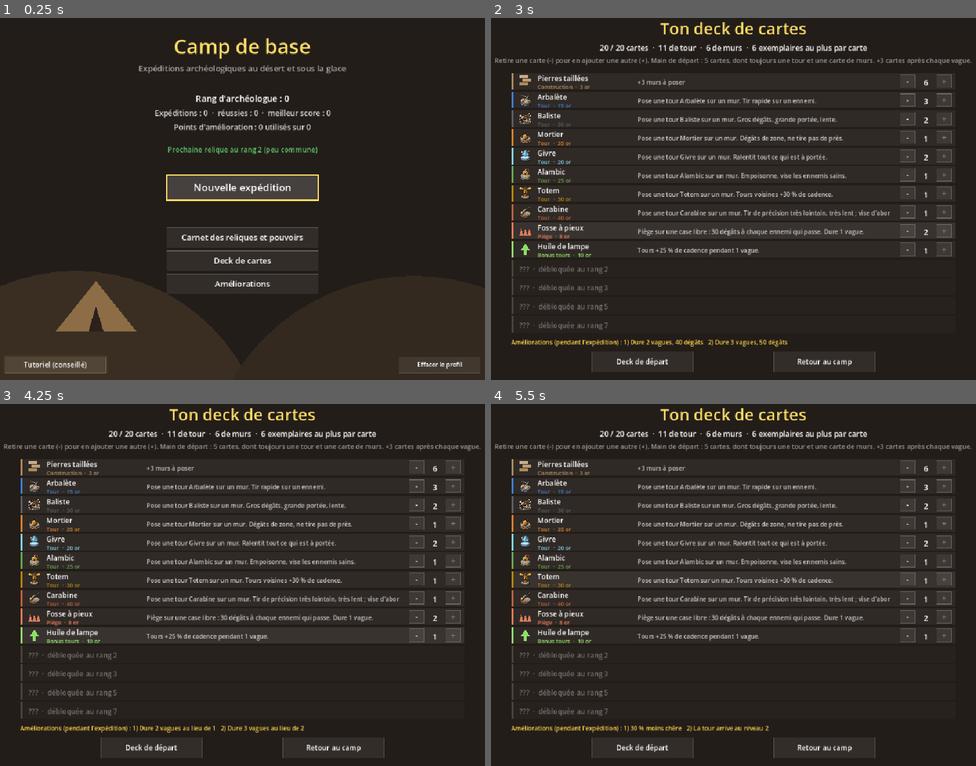
Above: before the commit, frames 1-4 (two rows, left to right).
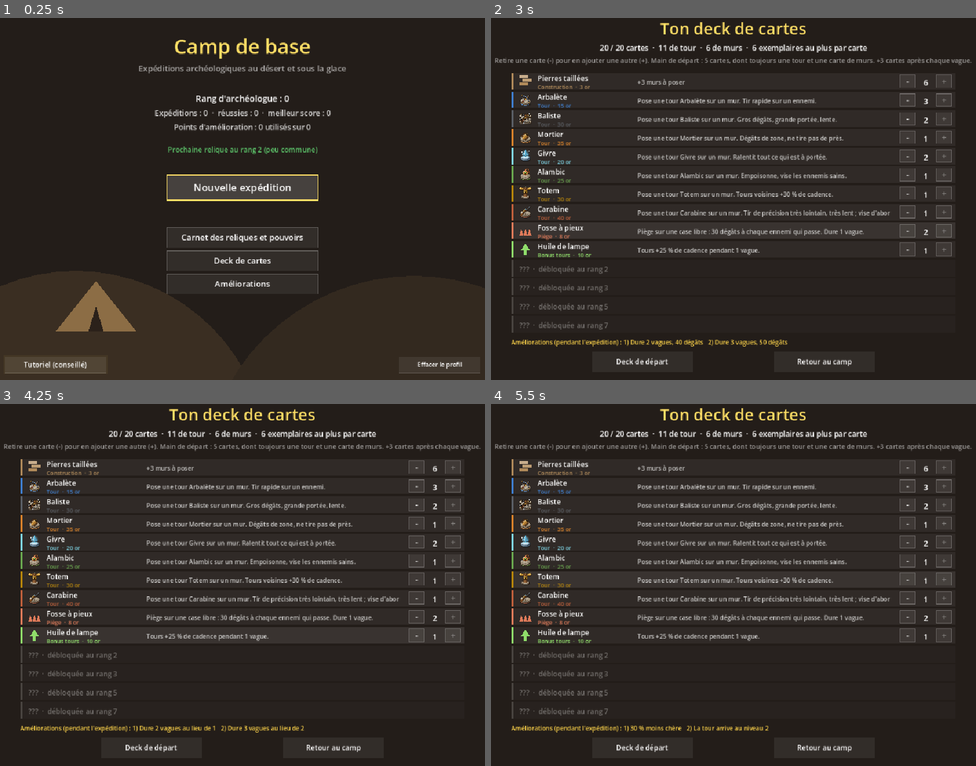
Above: after the commit, the same moments.

Repository: lamierizcoree/tower-defense-archeo
Game: Godot game, scene res://scenes/hub.tscn
Two runs of this game, one before a commit and one after it. Both use one fixed random seed, a clock stepped at 60 frames per second and the inputs below.
Inputs (mouse positions are in pixels of both pictures, inside the frame that each line leads up to):
- Up to frame 1 (0.25 s): no input
- Up to frame 2 (3 s): tap Enter at 0.5, 0.6 s; move the mouse to (840, 177) at 0.52 s; click (840, 177) at 0.67 s; tap Space at 0.77, 1.07, 1.25 s; tap Keypad Enter at 0.8 s; drag from (636, 213) to (709, 267) at 1.27 s; move the mouse to (782, 112) at 2.02 s; tap E at 2.1 s; click (782, 112) at 2.17 s; tap F at 2.3 s; drag from (709, 267) to (588, 137) at 2.77 s
- Up to frame 3 (4.25 s): tap Enter at 3.5, 3.6 s; move the mouse to (388, 635) at 3.52 s; click (388, 635) at 3.67 s; tap Space at 3.77, 4.07 s; tap Keypad Enter at 3.8 s; tap Escape at 4.15 s
- Up to frame 4 (5.5 s): tap Space at 4.25 s; drag from (588, 523) to (660, 487) at 4.27 s; tap Enter at 5 s; move the mouse to (757, 581) at 5.02 s; tap 1 at 5.1 s; click (757, 581) at 5.17 s; tap F at 5.3 s

The runs differ from the first frame. In frame 1, 2.0% of the frame differs, in the area x 10-89%, y 5-98%; in frame 2, 3.7%, in the area x 6-92%, y 1-98%; in frame 3, 3.7%; in frame 4, 3.7%.

Commit message:
Affichage adapté à toutes les résolutions (écran large, ultra-large, 4K, téléphone)
Co-Authored-By: Claude Opus 5.5 <noreply@anthropic.com>
Claude-Session: https://claude.ai/code/session_017Les4S5cqeEEVkntFaQhEp

Diff:
--- a/project.godot
+++ b/project.godot
@@ -15,13 +15,16 @@
 Run="*res://scripts/run_state.gd"
 Touch="*res://scripts/touch.gd"
 Fonts="*res://scripts/fonts.gd"
+Screen="*res://scripts/screen.gd"
 
 [display]
 
 window/size/viewport_width=960
 window/size/viewport_height=736
+window/size/window_width_override=1280
+window/size/window_height_override=720
 window/stretch/mode="canvas_items"
-window/stretch/aspect="keep"
+window/stretch/aspect="expand"
 window/handheld/orientation=4
 
 [input_devices]
--- a/scripts/camp_screen.gd
+++ b/scripts/camp_screen.gd
@@ -80,7 +80,7 @@
 func _draw() -> void:
 	var font := ThemeDB.fallback_font
 	var mouse := get_global_mouse_position()
-	draw_rect(Rect2(Vector2.ZERO, Grid.SCREEN), Color("1c1a17"))
+	draw_rect(Screen.visible_rect(), Color("1c1a17"))
 	# Le feu
 	var flicker := 0.5 + 0.5 * sin(Time.get_ticks_msec() / 120.0)
 	draw_circle(Vector2(480, 560), 60 + 6 * flicker, Color(1.0, 0.5, 0.1, 0.12))
--- a/scripts/cards_screen.gd
+++ b/scripts/cards_screen.gd
@@ -111,7 +111,7 @@
 	var font := ThemeDB.fallback_font
 	var mouse := get_global_mouse_position()
 	var tip := ""
-	draw_rect(Rect2(Vector2.ZERO, Grid.SCREEN), Color("241e1a"))
+	draw_rect(Screen.visible_rect(), Color("241e1a"))
 	draw_string(font, Vector2(0, 46), "Atelier de cartes", HORIZONTAL_ALIGNMENT_CENTER, Grid.SCREEN.x, 30, Color("ffe066"))
 	var sub := "Améliorations à faire : %d  ·  chaque carte s'améliore 2 fois au plus, pour toute l'expédition" % upgrades_left
 	draw_string(font, Vector2(0, 76), sub, HORIZONTAL_ALIGNMENT_CENTER, Grid.SCREEN.x, 15, Color.WHITE if upgrades_left > 0 else Color(1, 1, 1, 0.55))
--- a/scripts/codex_screen.gd
+++ b/scripts/codex_screen.gd
@@ -44,7 +44,7 @@
 func _draw() -> void:
 	var font := ThemeDB.fallback_font
 	var mouse := get_global_mouse_position()
-	draw_rect(Rect2(Vector2.ZERO, Grid.SCREEN), Color("1f1b22"))
+	draw_rect(Screen.visible_rect(), Color("1f1b22"))
 	draw_string(font, Vector2(0, 46), "Carnet de l'expédition", HORIZONTAL_ALIGNMENT_CENTER, Grid.SCREEN.x, 26, Color("ffe066"))
 	UI.button(self, BTN_BACK, "Retour", BTN_BACK.has_point(mouse), true, 15)
 	for i in TABS.size():
--- a/scripts/data/tutorial.gd
+++ b/scripts/data/tutorial.gd
@@ -26,13 +26,13 @@
 		"text": "Les ennemis sortent des cases vertes et marchent vers la case violette. Chacun qui l'atteint te coûte des vies.\nLes petits points rouges montrent leur chemin.",
 		"until": "next"},
 	{"title": "1. Pose des murs",
-		"text": "Tu as 5 murs (en bas à gauche). Clique sur des cases vides, près des points, pour poser au moins 3 murs.\nObserve les points : le chemin fait un détour.",
+		"text": "Tu as 5 murs (la case Murs, juste avant tes cartes). Clique sur des cases vides, près des points, pour poser au moins 3 murs.\nObserve les points : le chemin fait un détour.",
 		"until": "walls"},
 	{"title": "2. Le chemin des ennemis",
 		"text": "Les ennemis prennent toujours le chemin le plus court. Plus le détour est long, plus ils restent sous le feu de tes tours.\nUn mur qui fermerait tout le passage est refusé : il reste toujours un chemin.\nClic droit sur un mur : il revient dans ta réserve.",
 		"until": "next"},
 	{"title": "3. Plus de murs avec une carte",
-		"text": "Tes actions viennent de ta main de cartes, en bas. Chaque carte coûte de l'or.\nClique sur la carte Pierres taillées : +3 murs pour 3 or. Pose-les ensuite.",
+		"text": "Tes actions viennent de ta main de cartes (sous la grille, ou à droite sur écran large). Chaque carte coûte de l'or.\nClique sur la carte Pierres taillées : +3 murs pour 3 or. Pose-les ensuite.",
 		"until": "wall_card"},
 	{"title": "4. Pose une tour",
 		"text": "Clique sur la carte Arbalète (elle s'encadre en jaune), puis clique sur un de tes murs : la tour se pose dessus.\nChoisis un mur collé au chemin. Le cercle bleu montre la portée.",
--- a/scripts/deck_screen.gd
+++ b/scripts/deck_screen.gd
@@ -68,7 +68,7 @@
 func _draw() -> void:
 	var font := ThemeDB.fallback_font
 	var mouse := get_global_mouse_position()
-	draw_rect(Rect2(Vector2.ZERO, Grid.SCREEN), Color("231d19"))
+	draw_rect(Screen.visible_rect(), Color("231d19"))
 	draw_string(font, Vector2(0, 52), "Ton deck de cartes", HORIZONTAL_ALIGNMENT_CENTER, Grid.SCREEN.x, 32, Color("ffe066"))
 	var towers := 0
 	var walls := 0
--- a/scripts/end_screen.gd
+++ b/scripts/end_screen.gd
@@ -17,7 +17,7 @@
 
 func _draw() -> void:
 	var font := ThemeDB.fallback_font
-	draw_rect(Rect2(Vector2.ZERO, Grid.SCREEN), Color("1d1a22"))
+	draw_rect(Screen.visible_rect(), Color("1d1a22"))
 	var title := "Expédition réussie !" if Run.victory else "L'expédition est perdue"
 	var sub := "Les deux sites de fouilles sont pacifiés." if Run.victory else "Ce qui dormait dans le %s a eu raison de vous." % Run.biome()["name"].to_lower()
 	draw_string(font, Vector2(0, 160), title, HORIZONTAL_ALIGNMENT_CENTER, Grid.SCREEN.x, 40, Color("ffe066") if Run.victory else Color("ff8a7a"))
--- a/scripts/event_screen.gd
+++ b/scripts/event_screen.gd
@@ -63,7 +63,7 @@
 func _draw() -> void:
 	var font := ThemeDB.fallback_font
 	var mouse := get_global_mouse_position()
-	draw_rect(Rect2(Vector2.ZERO, Grid.SCREEN), Color("1f2430"))
+	draw_rect(Screen.visible_rect(), Color("1f2430"))
 	draw_string(font, Vector2(0, 80), event["name"], HORIZONTAL_ALIGNMENT_CENTER, Grid.SCREEN.x, 32, Color("ffe066"))
 	draw_multiline_string(font, Vector2(150, 140), event["text"], HORIZONTAL_ALIGNMENT_CENTER, Grid.SCREEN.x - 300, 18, -1, Color(1, 1, 1, 0.85))
 	draw_string(font, Vector2(0, 270), "Vies : %d    Trésor : %d" % [Run.lives, Run.treasure], HORIZONTAL_ALIGNMENT_CENTER, Grid.SCREEN.x, 16, Color(1, 1, 1, 0.6))
--- a/scripts/forge_screen.gd
+++ b/scripts/forge_screen.gd
@@ -102,7 +102,7 @@
 func _draw() -> void:
 	var font := ThemeDB.fallback_font
 	var mouse := get_global_mouse_position()
-	draw_rect(Rect2(Vector2.ZERO, Grid.SCREEN), Color("221a17"))
+	draw_rect(Screen.visible_rect(), Color("221a17"))
 	# braises
 	var glow := 0.5 + 0.5 * sin(Time.get_ticks_msec() / 200.0)
 	draw_circle(Vector2(480, 700), 160, Color(1.0, 0.4, 0.1, 0.03 + 0.02 * glow))
--- a/scripts/grid.gd
+++ b/scripts/grid.gd
@@ -6,7 +6,9 @@
 const ROWS := 12          # nombre de lignes
 const CELL := 48          # taille d'une case en pixels
 const OFFSET := Vector2(0, 64)  # la grille commence sous la barre d'infos
-const SCREEN := Vector2(960, 736)
+## Taille de la zone de jeu de l'écran en cours (960x736, ou plus large pour un niveau sur
+## écran large) : mise à jour par Screen (screen.gd) selon la taille de la fenêtre.
+static var SCREEN := Vector2(960, 736)
 
 const DIRS: Array[Vector2i] = [Vector2i.LEFT, Vector2i.RIGHT, Vector2i.UP, Vector2i.DOWN]
 
--- a/scripts/hub_screen.gd
+++ b/scripts/hub_screen.gd
@@ -61,7 +61,7 @@
 func _draw() -> void:
 	var font := ThemeDB.fallback_font
 	var mouse := get_global_mouse_position()
-	draw_rect(Rect2(Vector2.ZERO, Grid.SCREEN), Color("231d19"))
+	draw_rect(Screen.visible_rect(), Color("231d19"))
 	# Un peu de décor : des dunes et une tente
 	draw_circle(Vector2(150, 900), 380, Color("3a2e22"))
 	draw_circle(Vector2(820, 950), 420, Color("33291f"))
--- a/scripts/level.gd
+++ b/scripts/level.gd
@@ -20,8 +20,16 @@
 const STORM_RANGE := 0.75
 const MACON_RANGE := 12.0
 const WAVE_INFO_RECT := Rect2(6, 34, 614, 24)   # zone de la ligne « Prochaine vague » à survoler
-const WAVE_BUTTON := Rect2(846, 6, 106, 26)     # lancer la vague (comme Espace)
-const SPEED_BUTTON := Rect2(846, 36, 106, 22)   # vitesse x2 (comme F)
+
+# Deux dispositions, choisies selon la forme de l'écran (voir pick_layout et screen.gd) :
+#   haute (960x736) : main et reliques sous la grille (écrans 4:3, 16:10 étroits, portrait)
+#   large (1160x656) : main et reliques dans une colonne à droite (16:9, ultra-large, téléphone
+#   en paysage) ; la grille y est plus grande car elle prend toute la hauteur.
+const TALL_SIZE := Vector2(960, 736)
+const WIDE_SIZE := Vector2(1160, 656)
+const PANEL_X := 966.0    # colonne de droite en disposition large
+const PANEL_W := 188.0
+var wide := false
 
 var node: Dictionary
 var biome: Dictionary
@@ -76,8 +84,7 @@
 var overlay: Node2D   # calque dessiné par-dessus les tours et les ennemis (fiches d'infos)
 
 # Bilan de fin de niveau
-const SUMMARY_PANEL := Rect2(150, 60, 660, 600)
-const SUMMARY_CONTINUE := Rect2(380, 596, 200, 44)
+const SUMMARY_SIZE := Vector2(660, 600)
 var summary: Dictionary = {}     # rempli à la fin du niveau ; vide pendant le jeu
 var level_kills := 0
 var gold_earned := 0             # or gagné pendant le niveau (ennemis, vagues, jokers)
@@ -114,6 +121,7 @@
 	_refresh_paths()
 	_say("Joue tes cartes, puis lance la vague")
 	var layer := CanvasLayer.new()
+	layer.follow_viewport_enabled = true   # suit la mise à l'échelle de l'écran (screen.gd)
 	add_child(layer)
 	overlay = Node2D.new()
 	layer.add_child(overlay)
@@ -391,7 +399,7 @@
 	if not summary.is_empty():
 		var go: bool = event is InputEventKey and event.pressed and event.keycode in [KEY_SPACE, KEY_ENTER, KEY_KP_ENTER]
 		go = go or (event is InputEventMouseButton and event.pressed and event.button_index == MOUSE_BUTTON_LEFT \
-			and SUMMARY_CONTINUE.has_point(get_global_mouse_position()))
+			and _summary_continue().has_point(get_global_mouse_position()))
 		if go:
 			summary = {}
 			Run.level_won()
@@ -429,10 +437,10 @@
 	if event is InputEventMouseButton and event.pressed:
 		var pos := get_global_mouse_position()
 		if event.button_index == MOUSE_BUTTON_LEFT and not towers.has(upgrade_cell):
-			if WAVE_BUTTON.has_point(pos):
+			if _wave_button().has_point(pos):
 				_start_wave()
 				return
-			if SPEED_BUTTON.has_point(pos):
+			if _speed_button().has_point(pos):
 				Engine.time_scale = 2.0 if Engine.time_scale == 1.0 else 1.0
 				return
 		# Menu d'amélioration ouvert : un clic choisit une option, ou ferme le menu
@@ -1010,6 +1018,8 @@
 
 ## Case 0 : réserve de murs (plus large), puis une case par carte.
 func _hand_rect(i: int) -> Rect2:
+	if wide:  # colonne de droite : une carte par ligne
+		return Rect2(PANEL_X, Grid.OFFSET.y + 2 + i * 40, PANEL_W, 36)
 	var top := Grid.OFFSET.y + Grid.ROWS * Grid.CELL
 	const FIRST := 132.0
 	if i == 0:
@@ -1232,7 +1242,7 @@
 	var font := ThemeDB.fallback_font
 	var colors: Dictionary = biome["colors"]
 
-	draw_rect(Rect2(Vector2.ZERO, Grid.SCREEN), colors["background"])
+	draw_rect(Screen.visible_rect(), colors["background"])
 
 	# Cases
 	for x in Grid.COLS:
@@ -1288,6 +1298,8 @@
 		if preview_range > 0.0:
 			draw_arc(Grid.cell_to_world(hover), preview_range, 0.0, TAU, 48, Color(0.25, 0.5, 0.82, 0.7), 2.0)
 
+	if wide:  # fond de la colonne de droite
+		draw_rect(Rect2(PANEL_X - 4, Grid.OFFSET.y - 2, PANEL_W + 8, WIDE_SIZE.y - Grid.OFFSET.y), Color(0, 0, 0, 0.14))
 	_draw_hud(font)
 	_draw_hand(font)
 	_draw_relic_bar(font)
@@ -1323,11 +1335,29 @@
 			draw_rect(WAVE_INFO_RECT, Color(1, 1, 1, 0.08))
 	draw_string(font, Vector2(12, 50), line2, HORIZONTAL_ALIGNMENT_LEFT, 600, 14, Color(1, 1, 1, 0.75))
 	if message_time > 0.0:
-		draw_string(font, Vector2(630, 50), message, HORIZONTAL_ALIGNMENT_LEFT, 210, 14, Color("ffe066"))
+		draw_string(font, Vector2(630, 50), message, HORIZONTAL_ALIGNMENT_LEFT, Grid.SCREEN.x - 750, 14, Color("ffe066"))
 	var mouse := get_global_mouse_position()
 	var can_start := not wave_running and wave_index < waves.size() - 1 and not ended
-	UI.button(self, WAVE_BUTTON, "Vague ▶", WAVE_BUTTON.has_point(mouse), can_start, 15)
-	UI.button(self, SPEED_BUTTON, "Vitesse x2" if Engine.time_scale == 1.0 else "Vitesse x1", SPEED_BUTTON.has_point(mouse), true, 12)
+	var wb := _wave_button()
+	var sb := _speed_button()
+	UI.button(self, wb, "Vague ▶", wb.has_point(mouse), can_start, 15)
+	UI.button(self, sb, "Vitesse x2" if Engine.time_scale == 1.0 else "Vitesse x1", sb.has_point(mouse), true, 12)
+
+
+## Lancer la vague (comme Espace) et vitesse x2 (comme F), en haut à droite.
+func _wave_button() -> Rect2:
+	return Rect2(Grid.SCREEN.x - 114, 6, 106, 26)
+
+
+func _speed_button() -> Rect2:
+	return Rect2(Grid.SCREEN.x - 114, 36, 106, 22)
+
+
+## Choisit la disposition qui affiche la grille le plus grand possible. Appelée par Screen.
+func pick_layout(vis: Vector2) -> Vector2:
+	# à taille presque égale (16:10, Steam Deck), la colonne de droite laisse plus de place aux cartes
+	wide = Screen.fit_zoom(vis, WIDE_SIZE) >= Screen.fit_zoom(vis, TALL_SIZE) * 0.98
+	return WIDE_SIZE if wide else TALL_SIZE
 
 
 func _describe_wave(index: int) -> String:
@@ -1351,10 +1381,15 @@
 
 ## Barre des reliques, sous la barre de construction.
 func _draw_relic_bar(font: Font) -> void:
-	var top := Grid.OFFSET.y + Grid.ROWS * Grid.CELL + 48
-	draw_string(font, Vector2(10, top + 20), "Reliques", HORIZONTAL_ALIGNMENT_LEFT, -1, 14, Color.WHITE)
 	var hint := "%d/%d" % [Run.relics.size(), Relics.MAX_HELD]
-	draw_string(font, Vector2(10, top + 38), hint, HORIZONTAL_ALIGNMENT_LEFT, -1, 12, Color(1, 1, 1, 0.5))
+	if wide:
+		var y := _relic_bar_rect(0).position.y - 8
+		draw_string(font, Vector2(PANEL_X + 2, y), "Reliques", HORIZONTAL_ALIGNMENT_LEFT, -1, 14, Color.WHITE)
+		draw_string(font, Vector2(PANEL_X + 2, y), hint, HORIZONTAL_ALIGNMENT_RIGHT, PANEL_W - 4, 12, Color(1, 1, 1, 0.5))
+	else:
+		var top := Grid.OFFSET.y + Grid.ROWS * Grid.CELL + 48
+		draw_string(font, Vector2(10, top + 20), "Reliques", HORIZONTAL_ALIGNMENT_LEFT, -1, 14, Color.WHITE)
+		draw_string(font, Vector2(10, top + 38), hint, HORIZONTAL_ALIGNMENT_LEFT, -1, 12, Color(1, 1, 1, 0.5))
 	for i in Relics.MAX_HELD:
 		var r := _relic_bar_rect(i)
 		if i >= Run.relics.size():
@@ -1377,6 +1412,9 @@
 
 
 func _relic_bar_rect(i: int) -> Rect2:
+	if wide:  # sous la main, deux colonnes
+		var w := PANEL_W / 2.0
+		return Rect2(PANEL_X + (i % 2) * w, Grid.OFFSET.y + 2 + (Cards.HAND_MAX + 1) * 40 + 22 + (i / 2) * 40, w - 4, 36)
 	var top := Grid.OFFSET.y + Grid.ROWS * Grid.CELL + 48
 	var left := 84.0
 	var w := (Grid.SCREEN.x - left - 4) / Relics.MAX_HELD
@@ -1419,14 +1457,21 @@
 	var slot := _hand_slot(mouse)
 	if slot >= 0:
 		var r := _hand_rect(slot)
-		_draw_panel(font, Vector2(r.position.x, r.position.y - 8), _pile_panel() if slot == 0 else _card_panel(slot - 1), true)
+		var lines := _pile_panel() if slot == 0 else _card_panel(slot - 1)
+		if wide:
+			_draw_panel(font, Vector2(r.position.x - 8, r.position.y), lines, false, true)
+		else:
+			_draw_panel(font, Vector2(r.position.x, r.position.y - 8), lines, true)
 		return
 
 	# Relique dans la barre
 	var rslot := _relic_bar_slot(mouse)
 	if rslot >= 0 and rslot < Run.relics.size():
 		var r := _relic_bar_rect(rslot)
-		_draw_panel(font, Vector2(r.position.x, r.position.y - 8), _relic_panel(rslot), true)
+		if wide:
+			_draw_panel(font, Vector2(PANEL_X - 8, r.position.y), _relic_panel(rslot), false, true)
+		else:
+			_draw_panel(font, Vector2(r.position.x, r.position.y - 8), _relic_panel(rslot), true)
 		return
 
 	var cell := Grid.world_to_cell(mouse)
@@ -1633,7 +1678,8 @@
 
 
 ## Dessine une fiche. Si above est vrai, la fiche est posée au-dessus du point donné.
-func _draw_panel(font: Font, at: Vector2, lines: Array, above := false) -> void:
+## above : la fiche finit au-dessus de at ; left : elle finit à gauche de at.
+func _draw_panel(font: Font, at: Vector2, lines: Array, above := false, left := false) -> void:
 	var pad := 10.0
 	var w := 0.0
 	var h := pad
@@ -1643,6 +1689,8 @@
 	w += pad * 2
 	h += pad - 6
 	var pos := at - Vector2(0, h) if above else at
+	if left:
+		pos.x -= w
 	pos.x = clampf(pos.x, 4, Grid.SCREEN.x - w - 4)
 	pos.y = clampf(pos.y, 4, Grid.SCREEN.y - h - 4)
 	overlay.draw_rect(Rect2(pos, Vector2(w, h)), Color(0.08, 0.07, 0.09, 0.93), true)
@@ -1682,7 +1730,7 @@
 	var w := 560.0 if final else TUT_W
 	var text_h := font.get_multiline_string_size(step["text"], HORIZONTAL_ALIGNMENT_LEFT, w - 24, 13).y
 	var h := 44.0 + text_h + 48.0
-	var pos := Vector2((Grid.SCREEN.x - w) / 2.0, 150) if final else Vector2(Grid.SCREEN.x - w - 8, 66)
+	var pos := Vector2((Grid.SCREEN.x - w) / 2.0, 150) if final else Vector2(Grid.COLS * Grid.CELL - w - 8, 66)
 	var p := Rect2(pos, Vector2(w, h))
 	var r := {"panel": p}
 	var by := p.end.y - 38
@@ -1721,7 +1769,7 @@
 	var r := _tutorial_rects()
 	var p: Rect2 = r["panel"]
 	if step["until"] == "end":
-		overlay.draw_rect(Rect2(Vector2.ZERO, Grid.SCREEN), Color(0, 0, 0, 0.5))
+		overlay.draw_rect(Screen.visible_rect(), Color(0, 0, 0, 0.5))
 	overlay.draw_rect(Rect2(p.position + Vector2(4, 5), p.size), Color(0, 0, 0, 0.35))
 	overlay.draw_rect(p, Color("1f1a15"))
 	overlay.draw_rect(p, Color("ffd54a"), false, 2.0)
@@ -1771,8 +1819,8 @@
 func _draw_summary() -> void:
 	var font := ThemeDB.fallback_font
 	var mouse := get_global_mouse_position()
-	var p := SUMMARY_PANEL
-	overlay.draw_rect(Rect2(Vector2.ZERO, Grid.SCREEN), Color(0, 0, 0, 0.55))
+	var p := _summary_panel()
+	overlay.draw_rect(Screen.visible_rect(), Color(0, 0, 0, 0.55))
 	overlay.draw_rect(p, Color("221d18"))
 	overlay.draw_rect(p, Color("ffd54a"), false, 2.0)
 	var title := "Niveau réussi !"
@@ -1833,5 +1881,15 @@
 	for i in notes.size():
 		overlay.draw_string(font, Vector2(p.position.x, p.position.y + 462 + i * 22), notes[i], HORIZONTAL_ALIGNMENT_CENTER, p.size.x, 13,
 			Color("ffcf9f") if i > 0 or summary["mission"] == "" else (Color("6fd36a") if summary["mission_ok"] else Color("ff8a6b")))
-	overlay.draw_string(font, Vector2(p.position.x, SUMMARY_CONTINUE.position.y - 16), "Espace ou clic pour continuer", HORIZONTAL_ALIGNMENT_CENTER, p.size.x, 11, Color(1, 1, 1, 0.4))
-	UI.button(overlay, SUMMARY_CONTINUE, "Continuer", SUMMARY_CONTINUE.has_point(mouse))
+	var cont := _summary_continue()
+	overlay.draw_string(font, Vector2(p.position.x, cont.position.y - 16), "Espace ou clic pour continuer", HORIZONTAL_ALIGNMENT_CENTER, p.size.x, 11, Color(1, 1, 1, 0.4))
+	UI.button(overlay, cont, "Continuer", cont.has_point(mouse))
+
+
+## Panneau du bilan, centré dans la zone de jeu.
+func _summary_panel() -> Rect2:
+	return Rect2(((Grid.SCREEN - SUMMARY_SIZE) / 2.0).floor(), SUMMARY_SIZE)
+
+
+func _summary_continue() -> Rect2:
+	return Rect2(_summary_panel().position + Vector2(230, 536), Vector2(200, 44))
--- a/scripts/map_screen.gd
+++ b/scripts/map_screen.gd
@@ -67,7 +67,7 @@
 	var font := ThemeDB.fallback_font
 	var biome := Run.biome()
 	var colors: Dictionary = biome["colors"]
-	draw_rect(Rect2(Vector2.ZERO, Grid.SCREEN), colors["background"])
+	draw_rect(Screen.visible_rect(), colors["background"])
 	UI.button(self, CODEX_BUTTON, "Carnet", CODEX_BUTTON.has_point(get_global_mouse_position()))
 	UI.button(self, FORGE_BUTTON, "Forge", FORGE_BUTTON.has_point(get_global_mouse_position()))
 
--- a/scripts/reward_screen.gd
+++ b/scripts/reward_screen.gd
@@ -119,7 +119,7 @@
 	var font := ThemeDB.fallback_font
 	var mouse := get_global_mouse_position()
 	var tip := ""  # joker survolé : son infobulle est dessinée à la fin
-	draw_rect(Rect2(Vector2.ZERO, Grid.SCREEN), Run.biome()["colors"]["background"])
+	draw_rect(Screen.visible_rect(), Run.biome()["colors"]["background"])
 
 	var title := "Niveau réussi ! Choisis une récompense"
 	if node_type == "fouille":
--- /dev/null
+++ b/scripts/screen.gd
@@ -0,0 +1,107 @@
+extends Node
+## Adapte l'affichage à la taille de la fenêtre ou de l'écran (PC 16:9, 16:10, ultra-large, 4K,
+## téléphone en paysage ou en portrait).
+##
+## Chaque écran dessine dans une « zone de jeu » de taille fixe (960x736 par défaut, voir
+## Grid.SCREEN). On agrandit cette zone le plus possible sans la déformer, on la centre, et le
+## fond de l'écran remplit les bords (voir visible_rect). La mise à l'échelle passe par la
+## transformation du canevas : get_global_mouse_position() reste dans les coordonnées de la zone,
+## donc les écrans n'ont rien à convertir.
+##
+## Un écran peut proposer plusieurs dispositions : s'il a une méthode pick_layout(visible: Vector2)
+## qui renvoie la taille de sa zone, elle est appelée à chaque changement de taille (voir level.gd).
+##
+## F11 ou Alt+Entrée : plein écran (PC).
+
+const BASE := Vector2(960, 736)
+
+var design := BASE          # taille de la zone de l'écran en cours
+var zoom := 1.0             # agrandissement de la zone (1 = taille de base du projet)
+var offset := Vector2.ZERO  # décalage de la zone pour la centrer
+var portrait := false       # téléphone tenu en hauteur : on suggère de le tourner
+
+var _hint_layer: CanvasLayer
+var _hint: Node2D
+
+
+func _ready() -> void:
+	get_viewport().size_changed.connect(refit)
+	get_tree().scene_changed.connect(refit)
+	# Message « tourne ton téléphone », au-dessus de tout et hors de la zone de jeu
+	_hint_layer = CanvasLayer.new()
+	_hint_layer.layer = 100
+	add_child(_hint_layer)
+	_hint = Node2D.new()
+	_hint_layer.add_child(_hint)
+	_hint.draw.connect(_draw_hint)
+	refit.call_deferred()
+
+
+## Recalcule la zone de jeu de l'écran en cours et la transformation du canevas.
+func refit() -> void:
+	var vis := get_viewport().get_visible_rect().size
+	if vis.x <= 0.0 or vis.y <= 0.0:
+		return
+	var scene := get_tree().current_scene
+	var d := BASE
+	if scene and scene.has_method("pick_layout"):
+		d = scene.pick_layout(vis)
+	design = d
+	Grid.SCREEN = d
+	zoom = minf(vis.x / d.x, vis.y / d.y)
+	offset = ((vis - d * zoom) / 2.0).floor()
+	get_viewport().canvas_transform = Transform2D(0.0, Vector2(zoom, zoom), 0.0, offset)
+	portrait = vis.y > vis.x * 1.15
+	_hint.queue_redraw()
+	if scene is CanvasItem:
+		scene.queue_redraw()
+
+
+## Ce qui est visible à l'écran, dans les coordonnées de la zone de jeu (déborde de la zone
+## quand l'écran est plus large ou plus haut qu'elle) : à utiliser pour peindre le fond.
+func visible_rect() -> Rect2:
+	var vis := get_viewport().get_visible_rect().size
+	return Rect2(-offset / zoom, vis / zoom).grow(2.0)
+
+
+## Taille de la zone si on l'affiche dans vis : pour comparer deux dispositions.
+static func fit_zoom(vis: Vector2, d: Vector2) -> float:
+	return minf(vis.x / d.x, vis.y / d.y)
+
+
+func _unhandled_input(event: InputEvent) -> void:
+	if not (event is InputEventKey and event.pressed and not event.echo):
+		return
+	if event.keycode == KEY_F11 or (event.keycode in [KEY_ENTER, KEY_KP_ENTER] and event.alt_pressed):
+		toggle_fullscreen()
+		get_viewport().set_input_as_handled()
+
+
+func toggle_fullscreen() -> void:
+	if OS.has_feature("web"):
+		return  # sur le web, c'est le navigateur qui gère (ou l'installation en appli)
+	var full := DisplayServer.window_get_mode() in [DisplayServer.WINDOW_MODE_FULLSCREEN, DisplayServer.WINDOW_MODE_EXCLUSIVE_FULLSCREEN]
+	DisplayServer.window_set_mode(DisplayServer.WINDOW_MODE_WINDOWED if full else DisplayServer.WINDOW_MODE_FULLSCREEN)
+
+
+## Téléphone en portrait : la grille est en paysage, on invite à tourner l'appareil,
+## dans la bande libre sous la zone de jeu.
+func _draw_hint() -> void:
+	if not portrait:
+		return
+	var vis := get_viewport().get_visible_rect().size
+	var band_top := offset.y + design.y * zoom
+	var band_h := vis.y - band_top
+	if band_h < 60.0:
+		return
+	var font := ThemeDB.fallback_font
+	var size := clampf(vis.x / 26.0, 16.0, 48.0)
+	var center := Vector2(vis.x / 2.0, band_top + band_h * 0.4)
+	# Petit téléphone qui pivote
+	var w := size * 1.3
+	var h := size * 2.2
+	_hint.draw_set_transform(center + Vector2(0, -size * 0.8), -PI / 4.0)
+	_hint.draw_rect(Rect2(Vector2(-w, -h) / 2.0, Vector2(w, h)), Color(1, 1, 1, 0.75), false, maxf(2.0, size / 10.0))
+	_hint.draw_set_transform(Vector2.ZERO)
+	_hint.draw_string(font, Vector2(0, center.y + size * 1.4), "Tourne ton téléphone", HORIZONTAL_ALIGNMENT_CENTER, vis.x, int(size), Color(1, 1, 1, 0.85))
+	_hint.draw_string(font, Vector2(0, center.y + size * 2.6), "pour jouer en grand", HORIZONTAL_ALIGNMENT_CENTER, vis.x, int(size * 0.75), Color(1, 1, 1, 0.55))
--- a/scripts/shop_screen.gd
+++ b/scripts/shop_screen.gd
@@ -81,7 +81,7 @@
 	var font := ThemeDB.fallback_font
 	var mouse := get_global_mouse_position()
 	var tip := ""  # joker survolé : son infobulle est dessinée à la fin
-	draw_rect(Rect2(Vector2.ZERO, Grid.SCREEN), Color("2a2118"))
+	draw_rect(Screen.visible_rect(), Color("2a2118"))
 	draw_string(font, Vector2(0, 70), "Le marchand ambulant", HORIZONTAL_ALIGNMENT_CENTER, Grid.SCREEN.x, 32, Color("ffe066"))
 	draw_string(font, Vector2(0, 105), "« Tout se vend, tout s'achète. Surtout ce qui vient des tombeaux. »", HORIZONTAL_ALIGNMENT_CENTER, Grid.SCREEN.x, 15, Color(1, 1, 1, 0.6))
 	draw_string(font, Vector2(0, 142), "Trésor : %d    Vies : %d    Reliques %d/%d    Jokers %d/%d" % [Run.treasure, Run.lives, Run.relics.size(), Relics.MAX_HELD, Run.jokers.size(), Profile.max_jokers()], HORIZONTAL_ALIGNMENT_CENTER, Grid.SCREEN.x, 17, Color.WHITE)
--- a/scripts/upgrades_screen.gd
+++ b/scripts/upgrades_screen.gd
@@ -41,7 +41,7 @@
 func _draw() -> void:
 	var font := ThemeDB.fallback_font
 	var mouse := get_global_mouse_position()
-	draw_rect(Rect2(Vector2.ZERO, Grid.SCREEN), Color("1f1b22"))
+	draw_rect(Screen.visible_rect(), Color("1f1b22"))
 	draw_string(font, Vector2(0, 46), "Améliorations", HORIZONTAL_ALIGNMENT_CENTER, Grid.SCREEN.x, 26, Color("ffe066"))
 	UI.button(self, BTN_BACK, "Retour", BTN_BACK.has_point(mouse), true, 15)
 
Not shown, added: scripts/screen.gd.uid
